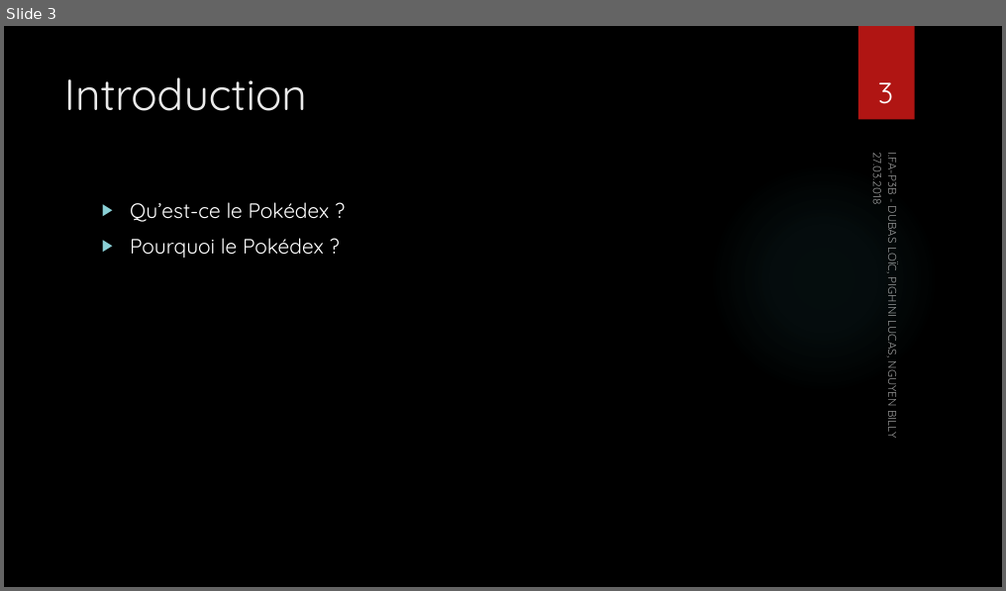
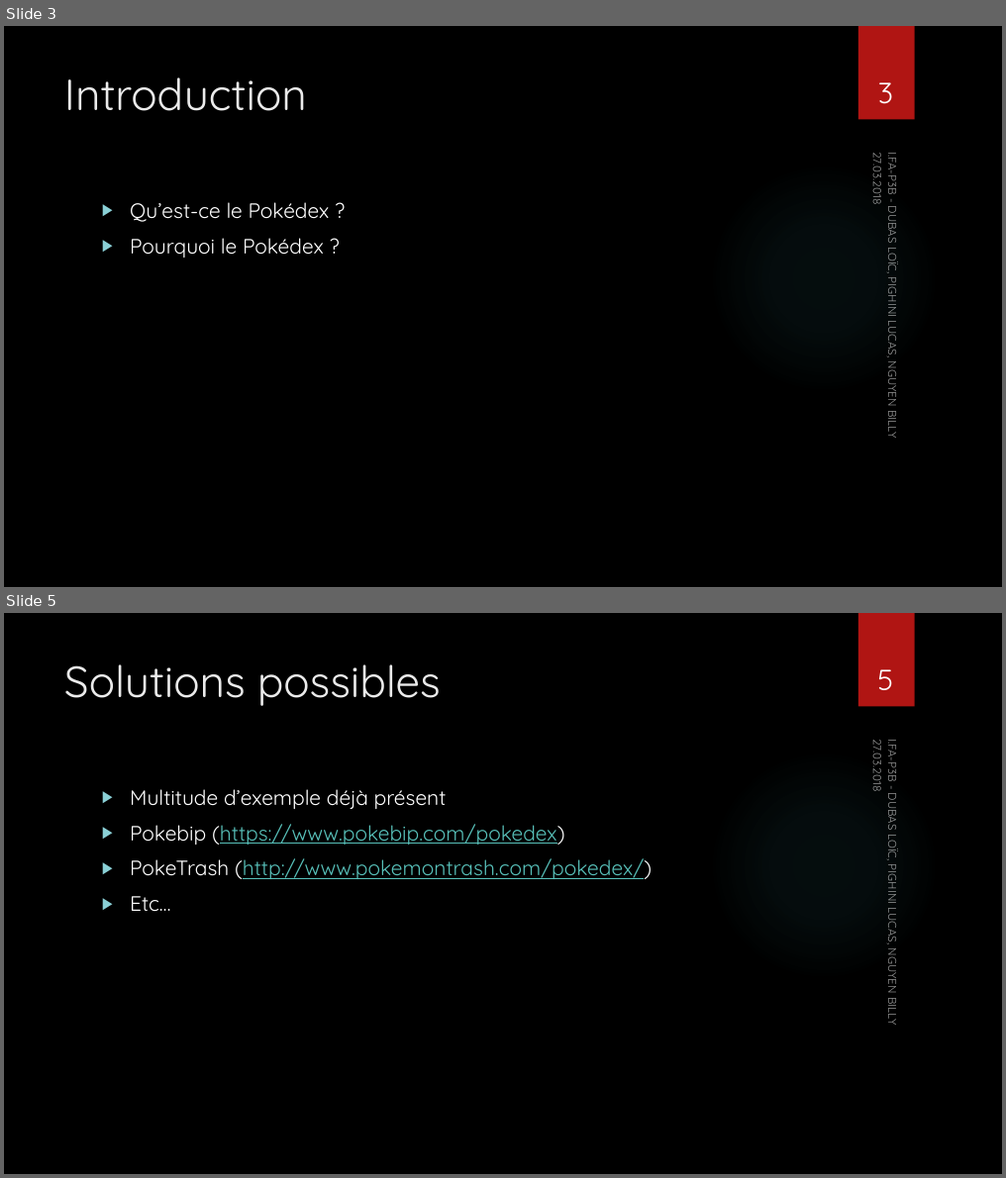
Before and after one commit to BillyNgu/pokedex, a slide deck: Documentation/Pokedex_presentation.pptx. Shown one above the other, each under a label of ours: slide 3 before the commit, slides 3 and 5 after it; the slides between them are not shown. The pictures are 1006x591 and 1006x1178 pixels, drawn with LibreOffice and Linux fonts; fonts in the diff are those of the drawing; background and template pictures are left out. Boxes give left, top, right and bottom in pixels: in the first picture for what was removed or moved away, otherwise in the second. Text is boxed around its words. In the diff, an @@ line names an element or a change of style, - is before the commit and + after.

```diff
--- a/Documentation/Pokedex_presentation.pptx
+++ b/Documentation/Pokedex_presentation.pptx
@@ slide 5 added at box(4, 613, 1002, 1174), background picture (left out); not listed: 2 template elements that a slide beside it also shows @@
@@ title added at box(64, 664, 441, 706), 42 pt, text #EBEBEB @@
+Solutions possibles
@@ page number added at box(877, 669, 893, 690), 28 pt, text #FFFFFF @@
+5
@@ text added at box(869, 744, 886, 791), 11 pt, text #FFFFFF at 60% opacity @@
+27.03.2018
@@ text added at box(885, 743, 902, 1025), 11 pt, text #FFFFFF at 60% opacity @@
+I.FA-P3B - DUBAS LOÏC, PIGHINI LUCAS, NGUYEN BILLY
@@ text added at box(130, 789, 651, 912), 20 pt, text #58C1BA, underline @@
+▶ Multitude d’exemple déjà présent
+▶ Pokebip (https://www.pokebip.com/pokedex)
+▶ PokeTrash (http://www.pokemontrash.com/pokedex/)
+▶ Etc…
```
Also in this commit, not shown: 1 slide changed, 3 other slides added.
